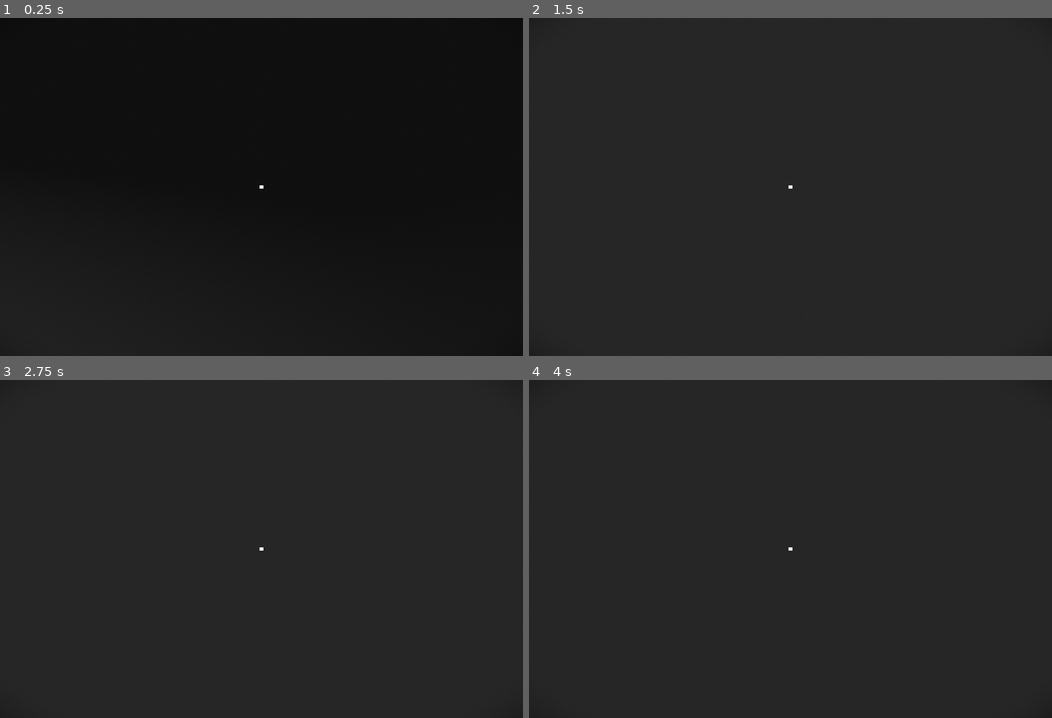
Above: before the commit, frames 1-4 (two rows, left to right).
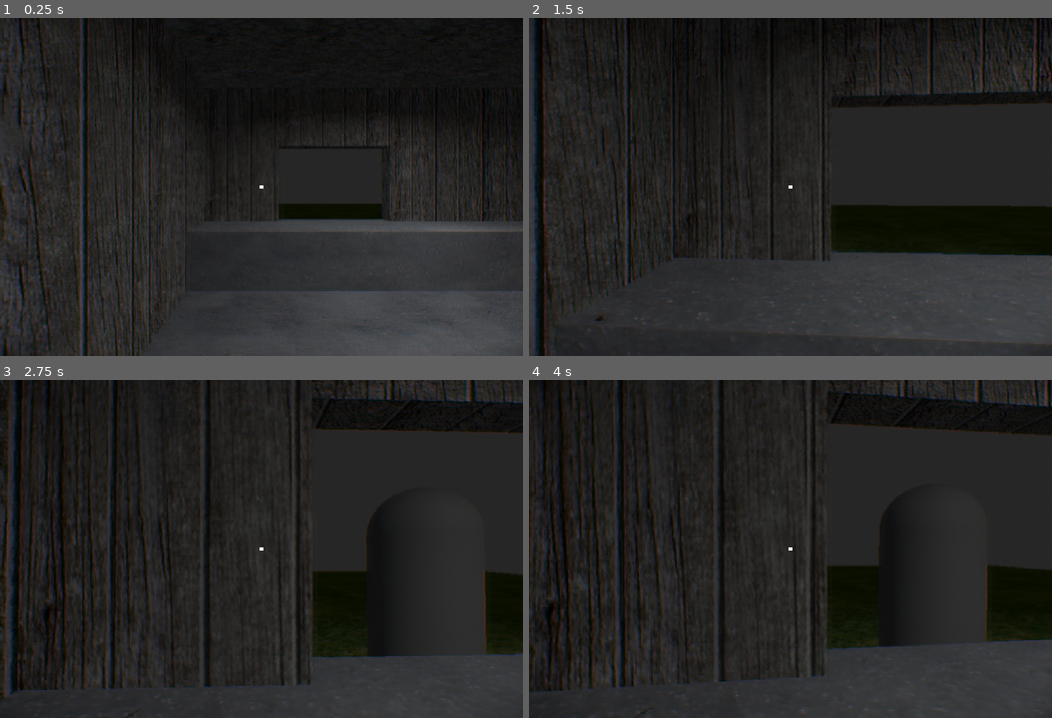
Above: after the commit, the same moments.

Repository: derukaeru/identity
Game: Godot game, scene res://src/scenes/main/main.tscn
Same seed, same stepped clock (60 frames per second), same inputs: the game is played once before the commit and once after it.
Inputs (mouse positions are in pixels of both pictures, inside the frame that each line leads up to):
- Up to frame 1 (0.25 s): no input
- Up to frame 2 (1.5 s): tap Enter at 0.5 s; move the mouse to (816, 187) at 0.52 s; hold W (forward) from 0.53 s (still down); tap Alt at 0.6 s; move the mouse to (764, 187) at 1.27 s; tap Shift at 1.35 s
- Up to frame 3 (2.75 s): keep holding W (forward); move the mouse to (271, 542) at 2.02 s; tap Alt at 2.1 s
- Up to frame 4 (4 s): keep holding W (forward); tap Space at 2.75 s; move the mouse to (785, 555) at 2.77 s; tap Shift at 2.85 s; tap Enter at 3.5 s; move the mouse to (827, 552) at 3.52 s; tap Alt at 3.6 s

The runs differ from the first frame. In frame 1, 44% of the frame differs, in the area x 0-100%, y 0-100%; in frame 2, 25%; in frame 3, 15%; in frame 4, 15%.

Commit message:
feat: added basic visitor functions

Diff:
--- a/project.godot
+++ b/project.godot
@@ -35,7 +35,7 @@
 
 [editor_plugins]
 
-enabled=PackedStringArray("res://addons/asset_placer/plugin.cfg", "res://addons/godot_super-wakatime/plugin.cfg")
+enabled=PackedStringArray("res://addons/godot_super-wakatime/plugin.cfg")
 
 [gui]
 
--- a/src/scenes/entities/player.tscn
+++ b/src/scenes/entities/player.tscn
@@ -17,7 +17,7 @@
 transform = Transform3D(1, 0, 0, 0, 1, 0, 0, 0, 1, 0, 2.1386156, 0)
 
 [node name="RayCast3D" type="RayCast3D" parent="Camera3D" unique_id=1298060264]
-target_position = Vector3(0, 0, -2)
+target_position = Vector3(0, 0, -3.4)
 collide_with_areas = true
 collide_with_bodies = false
 
--- /dev/null
+++ b/src/scenes/entities/visitor.gd
@@ -0,0 +1,48 @@
+class_name Visitor extends PathFollow3D
+
+enum STATES {
+	IDLE,
+	ENTERING,
+	WAITING,
+	LEAVING
+}
+
+enum PERSONALITY {
+	NEUTRAL,
+	CALM,
+	AGGRESSIVE,
+	NERVOUS,
+	CONFUSED,
+	EVASIVE
+}
+
+@export var state: STATES = STATES.IDLE
+@export var personality: PERSONALITY = PERSONALITY.NEUTRAL
+
+var moving: bool = false
+var accepted: bool = false
+
+@export var speed: float = 4.0
+
+func _ready() -> void:
+	pass
+
+func _process(delta: float) -> void:
+	match state:
+		STATES.IDLE:
+			state = STATES.ENTERING
+			EventManager.move_visitor.emit(self)
+		STATES.LEAVING:
+			progress += speed * delta
+
+			if progress_ratio >= 0.99:
+				queue_free()
+		STATES.ENTERING:
+			progress += speed * delta
+
+			if progress_ratio >= 0.99:
+				state = STATES.WAITING
+				EventManager.move_visitor.emit(self)
+
+func inspect(approved: bool = false) -> void:
+	pass
--- /dev/null
+++ b/src/scenes/entities/visitor.tscn
@@ -0,0 +1,27 @@
+[gd_scene format=3 uid="uid://cbohr47pmqp04"]
+
+[ext_resource type="Script" uid="uid://dcj8ifun7niju" path="res://src/scenes/entities/visitor.gd" id="1_07wwt"]
+[ext_resource type="Script" uid="uid://dne60fecxdfcj" path="res://src/scripts/components/interactable_component.gd" id="2_ylbyu"]
+
+[sub_resource type="CapsuleMesh" id="CapsuleMesh_2yfux"]
+radius = 0.6
+height = 3.0
+
+[sub_resource type="CapsuleShape3D" id="CapsuleShape3D_la05k"]
+radius = 0.6
+height = 3.0
+
+[node name="visitor" type="PathFollow3D" unique_id=2087239300]
+script = ExtResource("1_07wwt")
+
+[node name="MeshInstance3D" type="MeshInstance3D" parent="." unique_id=384027435]
+transform = Transform3D(1, 0, 0, 0, 1, 0, 0, 0, 1, 0, 1.4766984, 0)
+mesh = SubResource("CapsuleMesh_2yfux")
+
+[node name="InteractableComponent" type="Area3D" parent="." unique_id=1899540018]
+script = ExtResource("2_ylbyu")
+metadata/_custom_type_script = "uid://dne60fecxdfcj"
+
+[node name="CollisionShape3D" type="CollisionShape3D" parent="InteractableComponent" unique_id=1325845778]
+transform = Transform3D(1, 0, 0, 0, 1, 0, 0, 0, 1, 0, 1.4738758, 0)
+shape = SubResource("CapsuleShape3D_la05k")
--- a/src/scenes/maps/inspection_booth.gd
+++ b/src/scenes/maps/inspection_booth.gd
@@ -1,5 +1,30 @@
 extends Node3D
 
-func _on_window_interacted() -> void:
-	# EventManager.open_inspection_window.emit()
-	pass
+@onready var idle_path: Node3D = $idle_path
+@onready var enter_path: Path3D = $enter_path
+@onready var leave_path: Path3D = $leave_path
+@onready var accept_path: Path3D = $accept_path
+
+@onready var visitor_spawn: Node3D = $visitor_spawn
+
+func _ready() -> void:
+	EventManager.move_visitor.connect(move_visitor)
+	spawn_visitor()
+
+func move_visitor(visitor: Visitor) -> void:
+	var state: Visitor.STATES = visitor.state
+
+	match state:
+		Visitor.STATES.WAITING:
+			visitor.reparent(idle_path)
+		Visitor.STATES.LEAVING:
+			if visitor.accepted:
+				visitor.reparent(accept_path)
+			else:
+				visitor.reparent(leave_path)
+		Visitor.STATES.ENTERING:
+			visitor.reparent(enter_path)
+
+func spawn_visitor() -> void:
+	var visitor: Visitor = load(Registry.UID["visitor"]).instantiate()
+	idle_path.add_child(visitor)
--- a/src/scenes/maps/inspection_booth.tscn
+++ b/src/scenes/maps/inspection_booth.tscn
@@ -5,6 +5,7 @@
 [ext_resource type="Texture2D" uid="uid://bxty1g2p6e5yk" path="res://src/assets/sprites/textures/planks.png" id="3_61erh"]
 [ext_resource type="Texture2D" uid="uid://dfn1vautd7llp" path="res://src/assets/sprites/textures/stone 1.png" id="3_vwel7"]
 [ext_resource type="PackedScene" uid="uid://c3exg7k1p6mx4" path="res://src/scenes/objects/door.tscn" id="5_2jtgy"]
+[ext_resource type="Texture2D" uid="uid://cddk48f5f2d11" path="res://src/assets/sprites/textures/grass2.png" id="6_5x8ml"]
 
 [sub_resource type="StandardMaterial3D" id="StandardMaterial3D_61erh"]
 albedo_texture = ExtResource("2_vqcny")
@@ -23,13 +24,13 @@
 size = Vector3(32, 0.1, 32)
 
 [sub_resource type="BoxShape3D" id="BoxShape3D_la05k"]
-size = Vector3(12.4104, 5.414612, 1.2399597)
+size = Vector3(9.391846, 5.414612, 0.35729218)
 
 [sub_resource type="BoxShape3D" id="BoxShape3D_vqcny"]
-size = Vector3(0.38049316, 5.414612, 9.971235)
+size = Vector3(0.38049316, 5.414612, 7.484569)
 
 [sub_resource type="BoxShape3D" id="BoxShape3D_ifoc3"]
-size = Vector3(3.0203857, 1.7827148, 1.1228027)
+size = Vector3(9.46994, 1.7827148, 1.1228027)
 
 [sub_resource type="StandardMaterial3D" id="StandardMaterial3D_g802v"]
 albedo_texture = ExtResource("3_61erh")
@@ -60,11 +61,11 @@
 
 [sub_resource type="StandardMaterial3D" id="StandardMaterial3D_m521s"]
 albedo_texture = ExtResource("2_vqcny")
-uv1_scale = Vector3(3.485, 1, 1)
+uv1_scale = Vector3(4, 0.461, 0.946)
 texture_filter = 0
 
 [sub_resource type="BoxMesh" id="BoxMesh_la05k"]
-size = Vector3(3.024292, 1.5, 1.1395752)
+size = Vector3(9.34288, 1.5, 1.7826355)
 
 [sub_resource type="StandardMaterial3D" id="StandardMaterial3D_vwel7"]
 albedo_texture = ExtResource("3_61erh")
@@ -105,53 +106,77 @@
 material = SubResource("StandardMaterial3D_t4a08")
 size = Vector3(1.6742798, 0.4, 0.4)
 
+[sub_resource type="StandardMaterial3D" id="StandardMaterial3D_87sxx"]
+albedo_texture = ExtResource("6_5x8ml")
+uv1_scale = Vector3(3.54, 3.54, 3.54)
+
+[sub_resource type="PlaneMesh" id="PlaneMesh_nmiht"]
+material = SubResource("StandardMaterial3D_87sxx")
+size = Vector2(40, 32)
+
+[sub_resource type="Curve3D" id="Curve3D_87sxx"]
+_data = {
+"points": PackedVector3Array(0, 0, 0, 0, 0, 0, 10.171938, 0.040087104, 0.06626463, 0, 0, 0, 0, 0, 0, 0.31203938, 0.02703613, 0.4558525),
+"tilts": PackedFloat32Array(0, 0)
+}
+point_count = 2
+
+[sub_resource type="Curve3D" id="Curve3D_1y3c6"]
+_data = {
+"points": PackedVector3Array(0, 0, 0, 0, 0, 0, 2.0990307, 0.049999952, -7.194965, 0, 0, 0, 0, 0, 0, 11.957799, 0.050000012, -7.5882363),
+"tilts": PackedFloat32Array(0, 0)
+}
+point_count = 2
+
+[sub_resource type="Curve3D" id="Curve3D_gaait"]
+
 [node name="inspection_booth" type="Node3D" unique_id=307662637]
 script = ExtResource("1_vn5op")
 
 [node name="floor" type="MeshInstance3D" parent="." unique_id=1668298020]
-transform = Transform3D(1, 0, 0, 0, 1, 0, 0, 0, 1, -2.666613, 0, -2.599378)
+transform = Transform3D(1, 0, 0, 0, 1, 0, 0, 0, 1, 3.1513991, 0.006055832, -2.599378)
 material_override = SubResource("StandardMaterial3D_61erh")
 mesh = SubResource("PlaneMesh_t4a08")
 
 [node name="ceiling" type="MeshInstance3D" parent="." unique_id=977225580]
-transform = Transform3D(-1, 8.742278e-08, 0, -8.742278e-08, -1, 0, 0, 0, 1, -2.010315, 4.8876896, -1.8416808)
+transform = Transform3D(-1, 8.742278e-08, 0, -8.742278e-08, -1, 0, 0, 0, 1, 2.7449474, 4.8876896, -2.2860541)
 material_override = SubResource("StandardMaterial3D_38br4")
 cast_shadow = 2
 mesh = SubResource("PlaneMesh_t4a08")
 
 [node name="collisions" type="StaticBody3D" parent="." unique_id=172140416]
-transform = Transform3D(1, 0, 0, 0, 1, 0, 0, 0, 1, -1.3761463, 0, -0.99981)
+transform = Transform3D(1, 0, 0, 0, 1, 0, 0, 0, 1, 4.441866, 0, -0.99981)
 
 [node name="CollisionShape3D" type="CollisionShape3D" parent="collisions" unique_id=1122514347]
 transform = Transform3D(1, 0, 0, 0, 1, 0, 0, 0, 1, -0.77301025, 0, -0.7668457)
 shape = SubResource("BoxShape3D_2yfux")
 
 [node name="CollisionShape3D2" type="CollisionShape3D" parent="collisions" unique_id=1409589026]
-transform = Transform3D(1, 0, 0, 0, 1, 0, 0, 0, 1, -0.15002441, 2.207306, -5.61441)
+transform = Transform3D(1, 0, 0, 0, 1, 0, 0, 0, 1, -1.4092917, 2.207306, -5.2547293)
 shape = SubResource("BoxShape3D_la05k")
 debug_color = Color(0, 0, 0, 1)
 
 [node name="CollisionShape3D3" type="CollisionShape3D" parent="collisions" unique_id=1205074552]
-transform = Transform3D(1, 0, 0, 0, 1, 0, 0, 0, 1, -0.15002441, 2.207306, 2.6693554)
+transform = Transform3D(1, 0, 0, 0, 1, 0, 0, 0, 1, -1.4840088, 2.207306, 2.4374294)
 shape = SubResource("BoxShape3D_la05k")
 debug_color = Color(0, 0, 0, 1)
 
 [node name="CollisionShape3D4" type="CollisionShape3D" parent="collisions" unique_id=1531158482]
-transform = Transform3D(1, 0, 0, 0, 1, 0, 0, 0, 1, -6.164978, 2.207306, 0.03102827)
+transform = Transform3D(1, 0, 0, 0, 1, 0, 0, 0, 1, -6.164978, 2.207306, -1.5276556)
 shape = SubResource("BoxShape3D_vqcny")
 debug_color = Color(0, 0, 0, 1)
 
 [node name="CollisionShape3D5" type="CollisionShape3D" parent="collisions" unique_id=187470541]
-transform = Transform3D(1, 0, 0, 0, 1, 0, 0, 0, 1, 3.4165058, 2.207306, -0.016031265)
+transform = Transform3D(1, 0, 0, 0, 1, 0, 0, 0, 1, 3.4165058, 2.207306, -1.5218656)
 shape = SubResource("BoxShape3D_vqcny")
 debug_color = Color(0, 0, 0, 1)
 
 [node name="CollisionShape3D6" type="CollisionShape3D" parent="collisions" unique_id=1058998085]
-transform = Transform3D(1, 0, 0, 0, 1, 0, 0, 0, 1, -2.4506493, 0.39135742, -4.825271)
+transform = Transform3D(1, 0, 0, 0, 1, 0, 0, 0, 1, -1.3887444, 0.39135742, -4.4953756)
 shape = SubResource("BoxShape3D_ifoc3")
 
 [node name="walls" type="Node3D" parent="." unique_id=1322943635]
-transform = Transform3D(1, 0, 0, 0, 1, 0, 0, 0, 1, -1.3761463, 0, -0.99981)
+transform = Transform3D(1, 0, 0, 0, 1, 0, 0, 0, 1, 4.441866, 0, -0.99981)
 
 [node name="MeshInstance3D2" type="MeshInstance3D" parent="walls" unique_id=852706806]
 transform = Transform3D(1, 0, 0, 0, 1, 0, 0, 0, 1, 1.1612856, 2.5, -5.1968966)
@@ -172,7 +197,7 @@
 mesh = SubResource("BoxMesh_cx2a6")
 
 [node name="MeshInstance3D8" type="MeshInstance3D" parent="walls" unique_id=1318046428]
-transform = Transform3D(1, 0, 0, 0, 1, 0, 0, 0, 1, -2.4584394, 0.50057507, -4.8261027)
+transform = Transform3D(1, 0, 0, 0, 1, 0, 0, 0, 1, -1.3966947, 0.50057507, -4.504573)
 material_override = SubResource("StandardMaterial3D_m521s")
 cast_shadow = 2
 mesh = SubResource("BoxMesh_la05k")
@@ -196,16 +221,33 @@
 mesh = SubResource("PlaneMesh_vqcny")
 
 [node name="SpotLight3D" type="SpotLight3D" parent="." unique_id=1936480614]
-transform = Transform3D(1, 0, 0, 0, -4.371139e-08, 1, 0, -1, -4.371139e-08, -4.3223906, 4.793444, -0.99981)
+transform = Transform3D(1, 0, 0, 0, -4.371139e-08, 1, 0, -1, -4.371139e-08, 2.8307047, 4.793444, -2.6087983)
 spot_range = 12.97767
 spot_angle = 80.51251
 
 [node name="MeshInstance3D" type="MeshInstance3D" parent="." unique_id=687781895]
-transform = Transform3D(1, 0, 0, 0, 1, 0, 0, 0, 1, -4.354721, 4.9650903, -0.99981)
+transform = Transform3D(1, 0, 0, 0, 1, 0, 0, 0, 1, 2.7983742, 4.9650903, -2.6087983)
 mesh = SubResource("BoxMesh_2yfux")
 
 [node name="door" parent="." unique_id=500602545 instance=ExtResource("5_2jtgy")]
-transform = Transform3D(-4.371139e-08, 0, -1, 0, 1, 0, 1, 0, -4.371139e-08, -5.9720416, 0, 1.1157985)
+transform = Transform3D(-4.371139e-08, 0, -1, 0, 1, 0, 1, 0, -4.371139e-08, 0.04586792, 0, 1.1157985)
 move_to = "house"
 
-[node name="MeshInstance3D2" type="MeshInstance3D" parent="." unique_id=919688446]
+[node name="grass" type="MeshInstance3D" parent="." unique_id=919688446]
+transform = Transform3D(1, 0, 0, 0, 1, 0, 0, 0, 1, 5.818012, 0, -12.778789)
+mesh = SubResource("PlaneMesh_nmiht")
+
+[node name="enter_path" type="Path3D" parent="." unique_id=2136559019]
+transform = Transform3D(1, 0, 0, 0, 1, 0, 0, 0, 1, 1.7792437, 0, -7.6510587)
+curve = SubResource("Curve3D_87sxx")
+
+[node name="leave_path" type="Path3D" parent="." unique_id=999061801]
+curve = SubResource("Curve3D_1y3c6")
+
+[node name="accept_path" type="Path3D" parent="." unique_id=900880758]
+curve = SubResource("Curve3D_gaait")
+
+[node name="idle_path" type="Node3D" parent="." unique_id=1638930502]
+
+[node name="visitor_spawn" type="Node3D" parent="." unique_id=1280892822]
+transform = Transform3D(1, 0, 0, 0, 1, 0, 0, 0, 1, 12.313127, 0, -7.6075583)
--- a/src/scripts/autoloads/event_manager.gd
+++ b/src/scripts/autoloads/event_manager.gd
@@ -14,3 +14,5 @@
 
 signal stop_player
 signal move_player
+
+signal move_visitor(visitor: Visitor)
--- a/src/scripts/autoloads/game_manager.gd
+++ b/src/scripts/autoloads/game_manager.gd
@@ -4,7 +4,7 @@
 var locked_levels: Array = [true, true, true, true]
 
 var game_running: bool = true
-var current_map: String = "house"
+var current_map: String = "inspection_booth"
 
 func _ready() -> void:
 	process_mode = Node.PROCESS_MODE_ALWAYS
--- a/src/scripts/autoloads/registry.gd
+++ b/src/scripts/autoloads/registry.gd
@@ -9,4 +9,6 @@
 
 	"house": "uid://b40uoa6c677ew",
 	"inspection_booth": "uid://b12gw2hen6oqb",
+
+	"visitor": "uid://cbohr47pmqp04",
 }
Binary file added: src/assets/sprites/textures/grass2.png
Not shown, added: src/assets/sprites/textures/grass2.png.import
Not shown, added: src/scenes/entities/visitor.gd.uid
